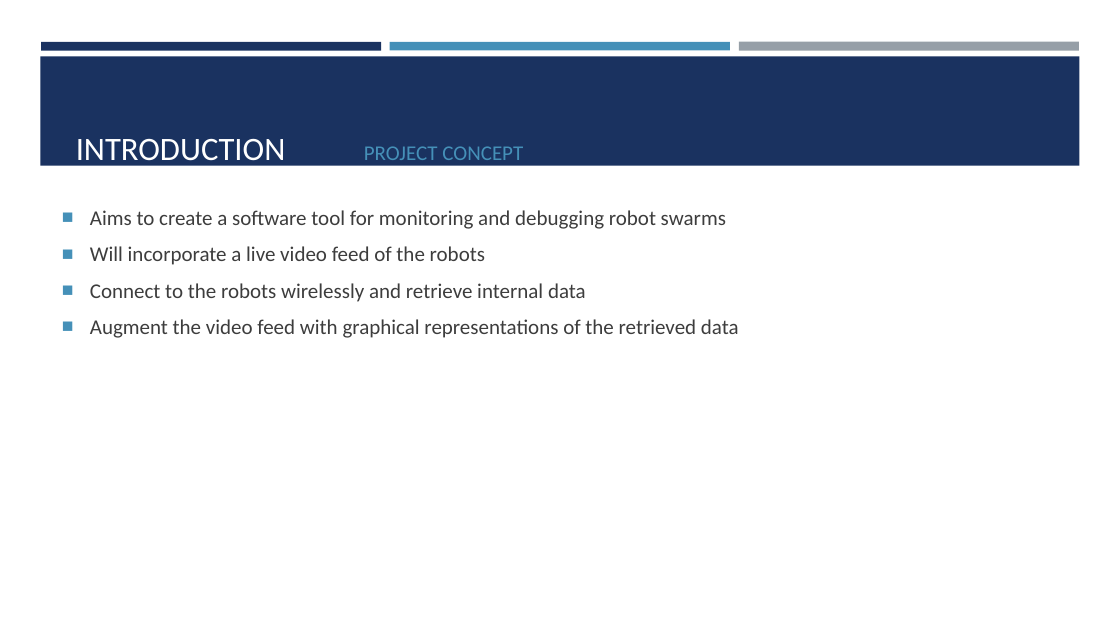
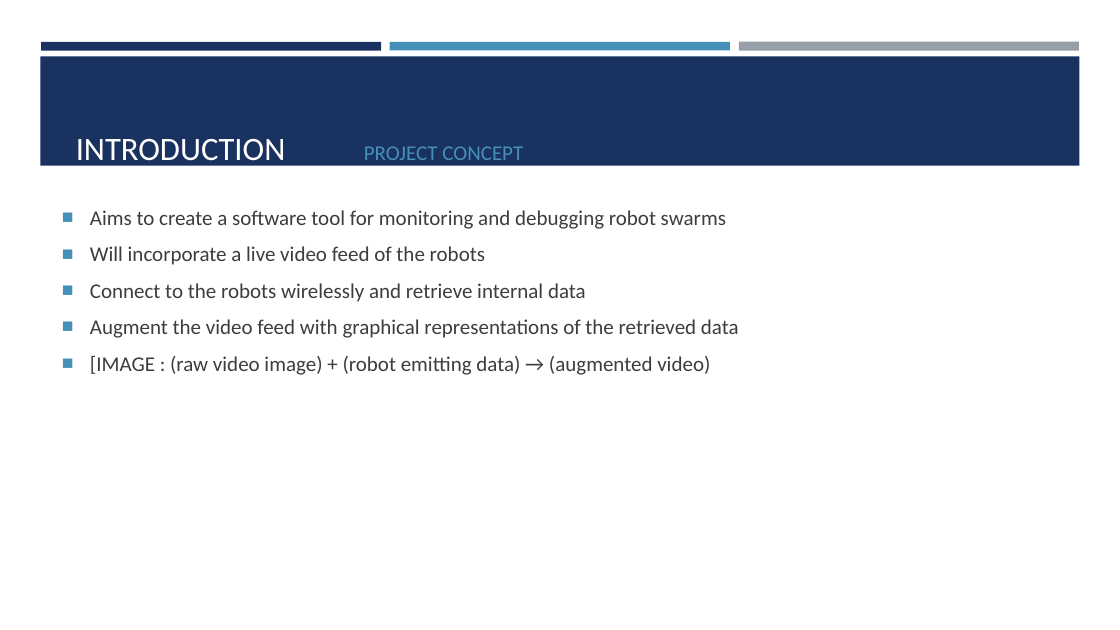
Before and after one commit to ajewers/SwarmDebug, a slide deck: slide 5 of Presentation/Project Presentation.pptx. Drawn at 1120x630 pixels with LibreOffice and Linux fonts; fonts in the diff are those of the drawing. Boxes give left, top, right and bottom in pixels: in the first picture for what was removed or moved away, otherwise in the second. Text is boxed around its words. In the diff, an @@ line names an element or a change of style, - is before the commit and + after.

Commit message:
Working on project presentation script

```diff
--- a/Presentation/Project Presentation.pptx
+++ b/Presentation/Project Presentation.pptx
@@ text at box(90, 356, 710, 375): paragraph added @@
+■ [IMAGE : (raw video image) + (robot emitting data) → (augmented video)
```
Also in this commit, not shown: 1 other slide changed, 1 other file.
